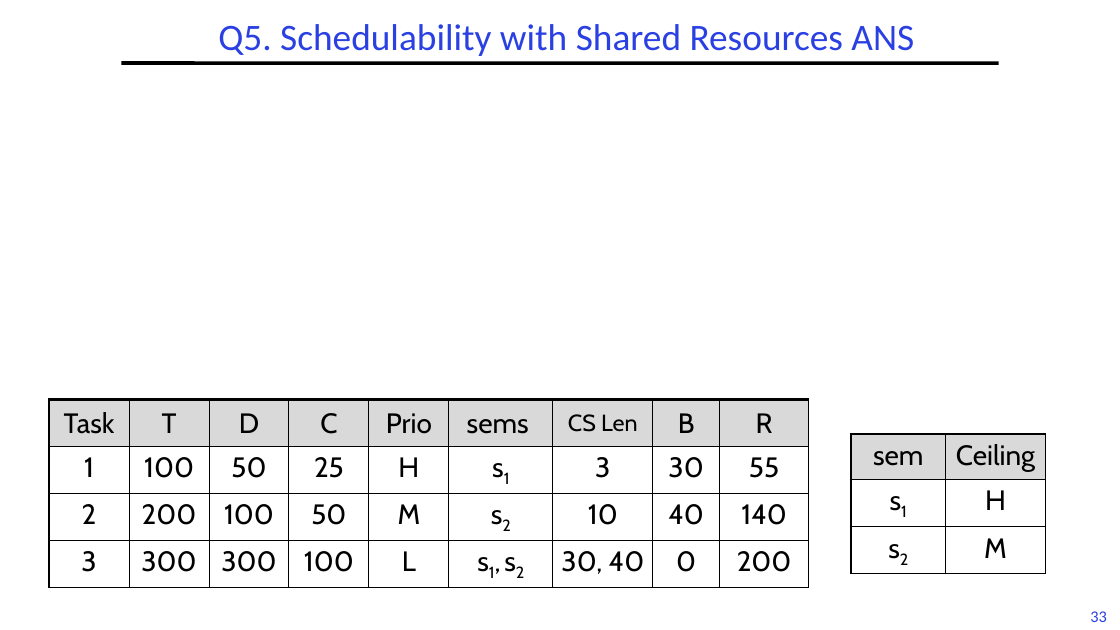
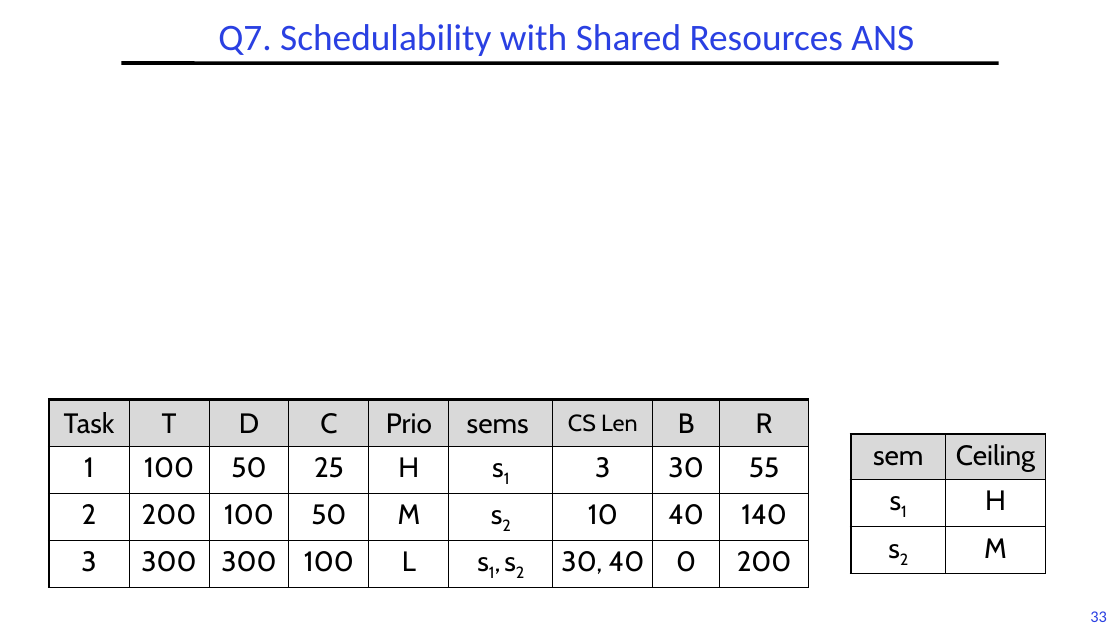
Before and after one commit to guhofstra/CSC256Fa25, a slide deck: slide 33 of PPTs/L6-Exercises ANS.pptx. Drawn at 1120x630 pixels with LibreOffice and Linux fonts; fonts in the diff are those of the drawing; grey boxes stand for pictures. Boxes give left, top, right and bottom in pixels: in the first picture for what was removed or moved away, otherwise in the second. Text is boxed around its words. In the diff, an @@ line names an element or a change of style, - is before the commit and + after.

```diff
--- a/PPTs/L6-Exercises ANS.pptx
+++ b/PPTs/L6-Exercises ANS.pptx
@@ title at [218, 24, 914, 56]: text changed @@
-Q5. Schedulability with Shared Resources ANS
+Q7. Schedulability with Shared Resources ANS
```
Also in this commit, not shown: 6 other slides changed, 2 other files.
